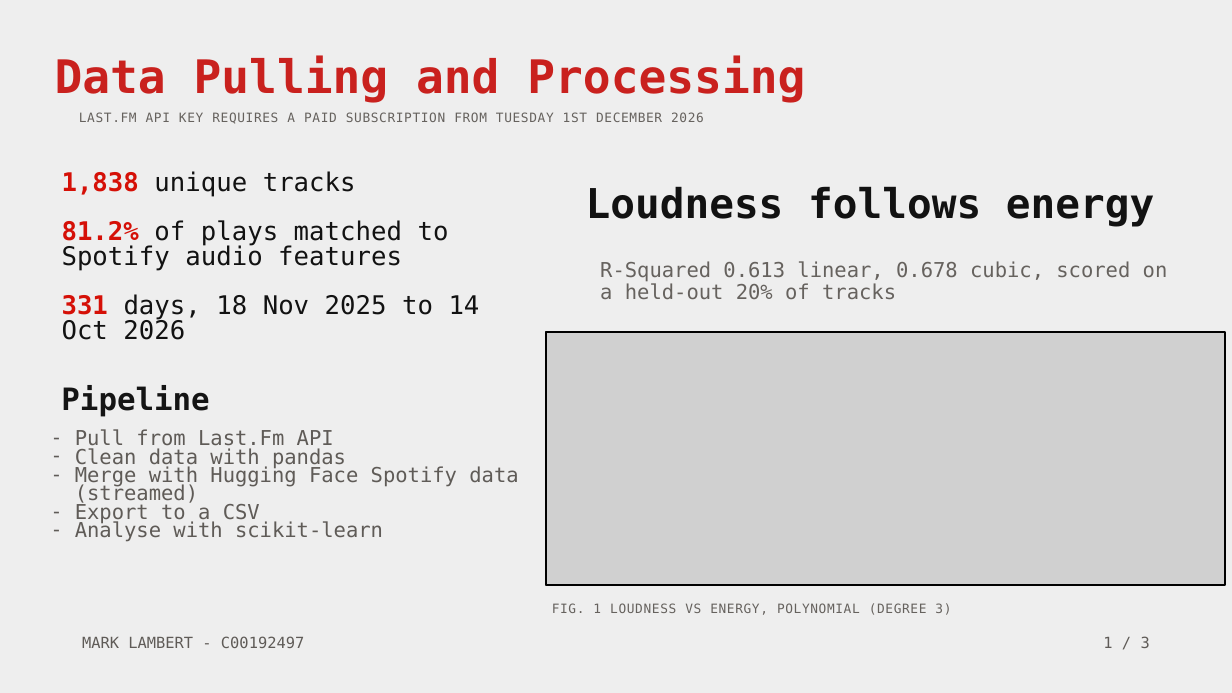
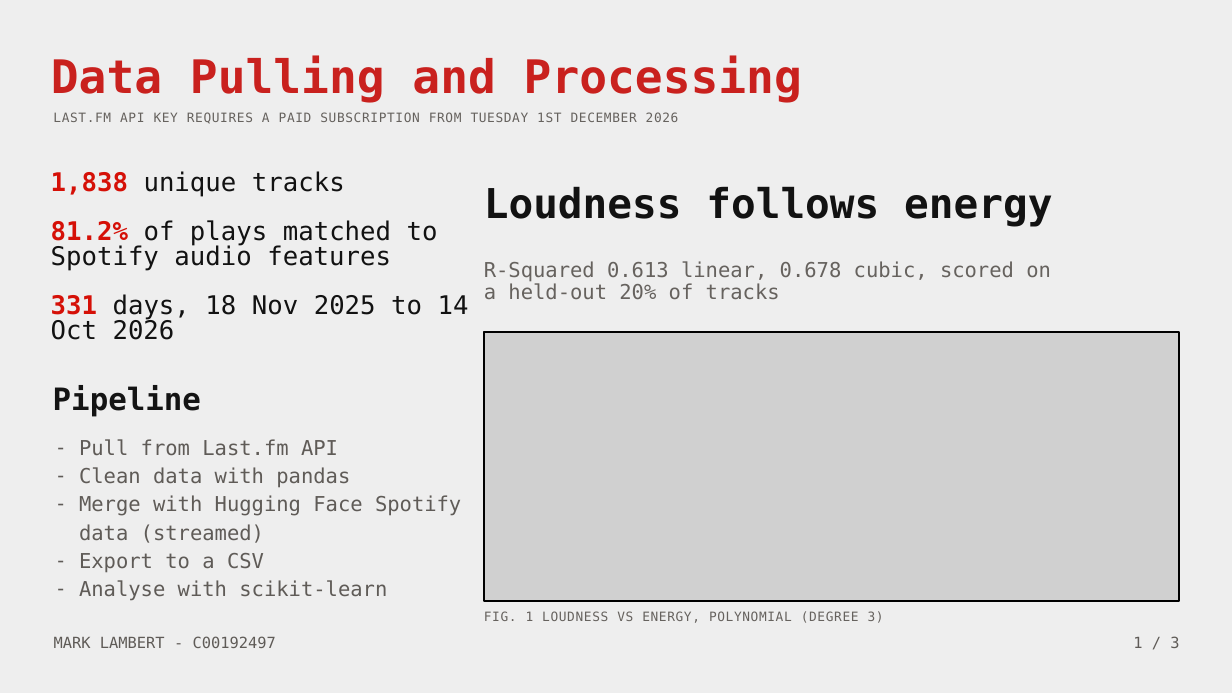
Before and after one commit to lambert-27/lastfm-datasci-portfolio, a slide deck: slide 1 of documentation/lastfm_portfolio_presentation.odp. Drawn at 1232x693 pixels with LibreOffice and Linux fonts; fonts in the diff are those of the drawing; grey boxes stand for pictures. Boxes give left, top, right and bottom in pixels: in the first picture for what was removed or moved away, otherwise in the second. Text is boxed around its words. In the diff, an @@ line names an element or a change of style, - is before the commit and + after.

```diff
--- a/documentation/lastfm_portfolio_presentation.odp
+++ b/documentation/lastfm_portfolio_presentation.odp
@@ text "Data Pulling and Processing": place and size @@
-text "Data Pulling and Processing" at [55,56,805,103]
+text "Data Pulling and Processing" at [51,56,802,103]
@@ text "LAST.FM API KEY REQUIRES A ...": place and size @@
-text "LAST.FM API KEY REQUIRES A ..." at [79,112,704,124]
+text "LAST.FM API KEY REQUIRES A ..." at [53,112,679,124]
@@ text "1,838 unique tracks": place and size @@
-text "1,838 unique tracks" at [62,171,480,340]
+text "1,838 unique tracks" at [51,171,469,340]
@@ text "Loudness follows energy": place and size @@
-text "Loudness follows energy" at [586,186,1154,227]
+text "Loudness follows energy" at [484,186,1052,227]
@@ text "R-Squared 0.613 linear, 0.678 cubic, ...": place and size @@
-text "R-Squared 0.613 linear, 0.678 cubic, ..." at [600,261,1168,299]
+text "R-Squared 0.613 linear, 0.678 cubic, ..." at [484,261,1051,299]
@@ picture: place and size @@
-picture at [546,332,1226,586]
+picture at [484,332,1179,601]
@@ rectangle: place and size @@
-rectangle at [546,332,1226,585]
+rectangle at [484,332,1179,601]
@@ text "Pipeline": place and size @@
-text "Pipeline" at [61,385,209,417]
+text "Pipeline" at [53,385,201,417]
@@ text at [79,439,338,456]: text changed @@
-– Pull from Last.Fm API
+– Pull from Last.fm API
@@ text at [79,467,461,601]: line spacing 14.4pt to 1.15 @@
@@ text "FIG. 1 LOUDNESS VS ENERGY, ...": place and size @@
-text "FIG. 1 LOUDNESS VS ENERGY, ..." at [552,603,951,615]
+text "FIG. 1 LOUDNESS VS ENERGY, ..." at [484,611,884,623]
@@ text "MARK LAMBERT - C00192497": place and size @@
-text "MARK LAMBERT - C00192497" at [82,636,304,648]
+text "MARK LAMBERT - C00192497" at [54,636,276,648]
@@ text "1 / 3": place and size @@
-text "1 / 3" at [1103,636,1150,648]
+text "1 / 3" at [1133,636,1179,648]
```
Also in this commit, not shown: 2 other slides changed, 1 other file.
